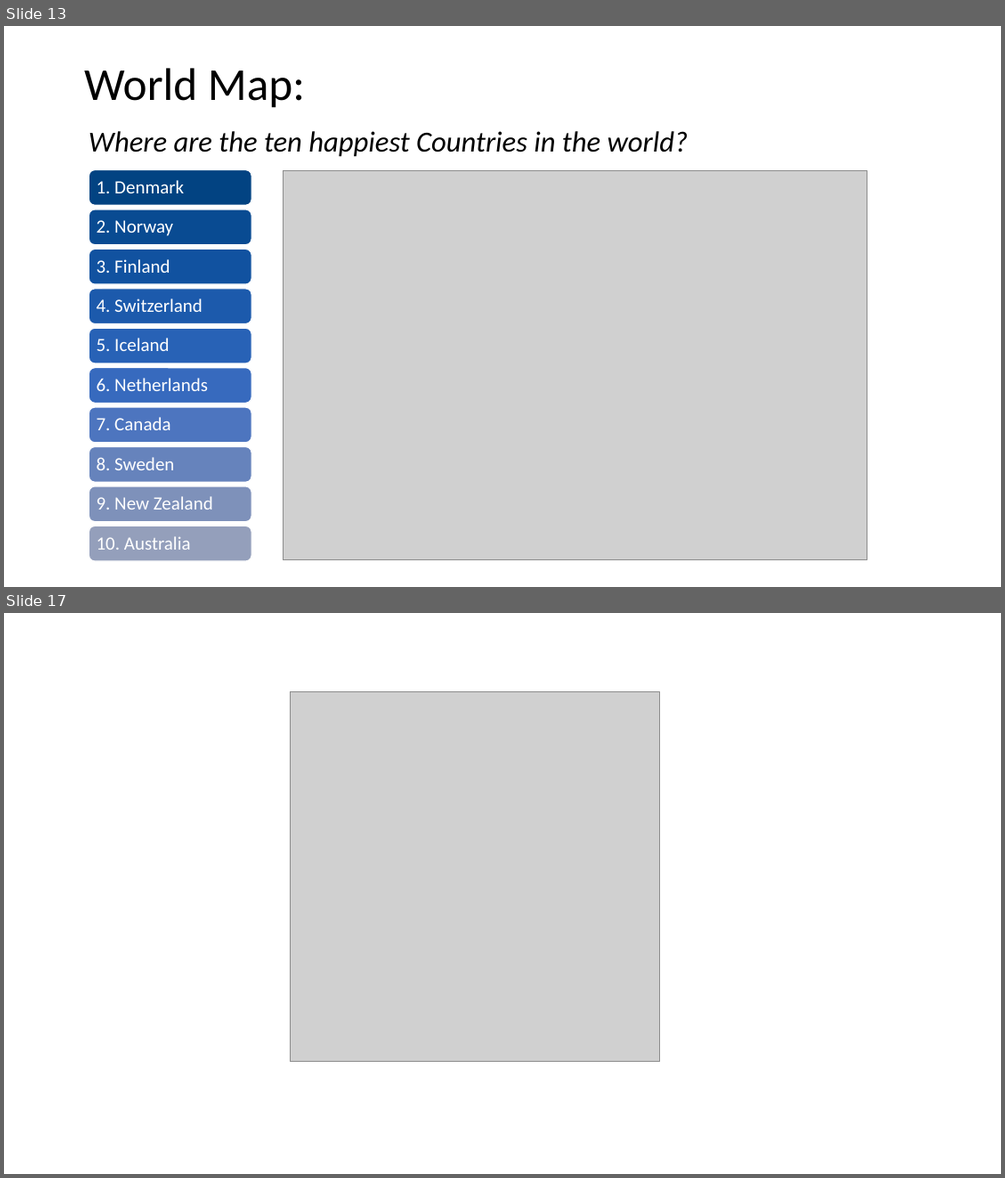
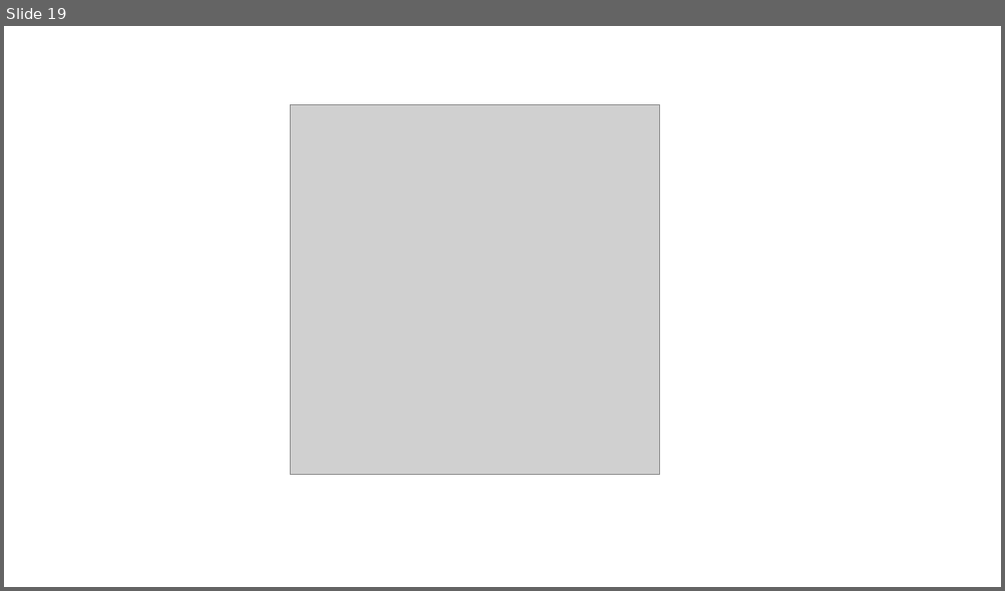
Before and after one commit to Alvin1359/world-happiness-report, a slide deck: World Happiness Report Presentation.pptx. Shown one above the other, each under a label of ours: slides 13 and 17 before the commit, slide 19 after it; the slides between them are not shown. The pictures are 1005x1178 and 1005x591 pixels, drawn with LibreOffice and Linux fonts; fonts in the diff are those of the drawing; grey boxes stand for pictures. Boxes give left, top, right and bottom in pixels: in the first picture for what was removed or moved away, otherwise in the second. Text is boxed around its words. In the diff, an @@ line names an element or a change of style, - is before the commit and + after.

```diff
--- a/World Happiness Report Presentation.pptx
+++ b/World Happiness Report Presentation.pptx
@@ slide 13 removed at [4,26,1001,587], background #FFFFFF @@
@@ title removed at [84,68,305,108] @@
-World Map:
@@ text removed at [89,131,688,157] @@
-Where are the ten happiest Countries in the world?
@@ picture removed at [283,171,867,560] @@
@@ group removed at [89,169,252,561]: 10 rounded rectangles, 10 texts @@
-1. Denmark
-2. Norway
-3. Finland
-4. Switzerland
-5. Iceland
-6. Netherlands
-7. Canada
-8. Sweden
-9. New Zealand
-10. Australia
@@ what was slide 17 is now slide 19 @@
```
Also in this commit, not shown: 8 slides changed, 8 slides added, 5 other slides removed, 3 other files.
